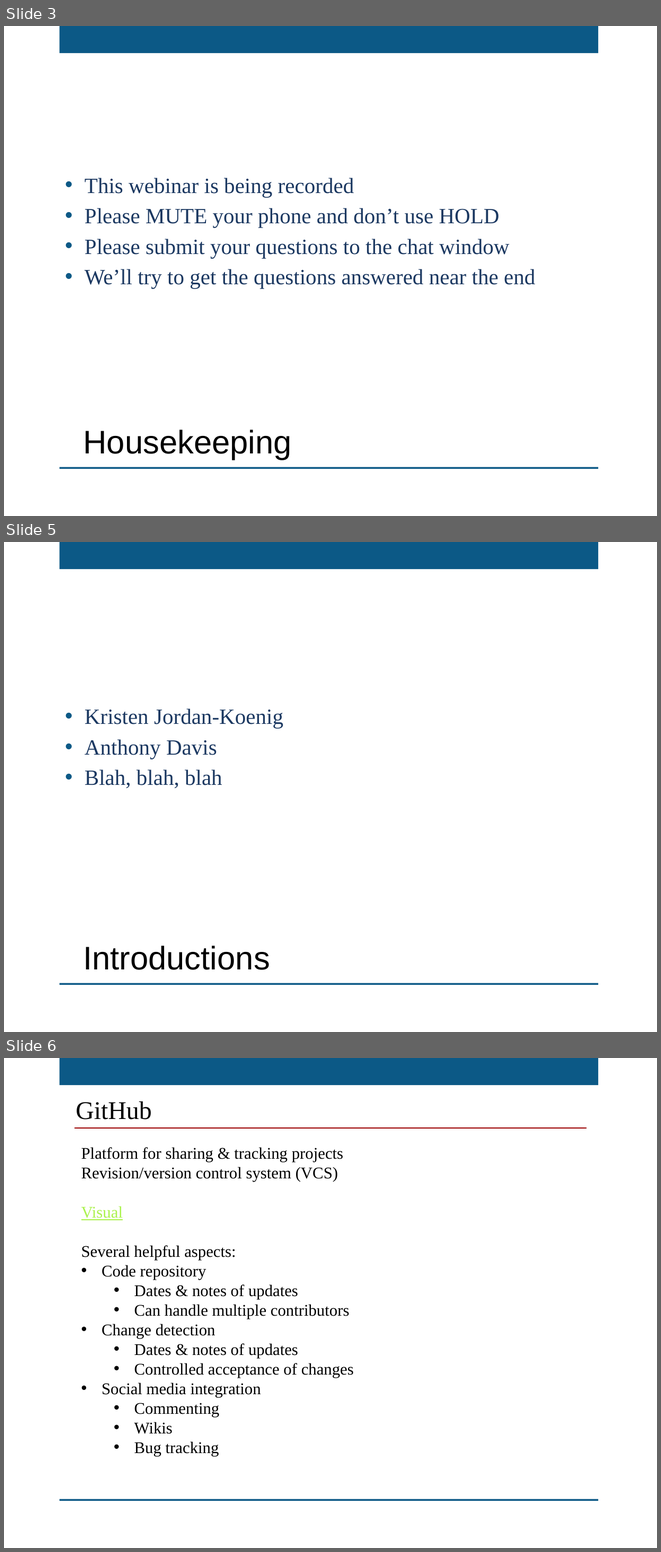
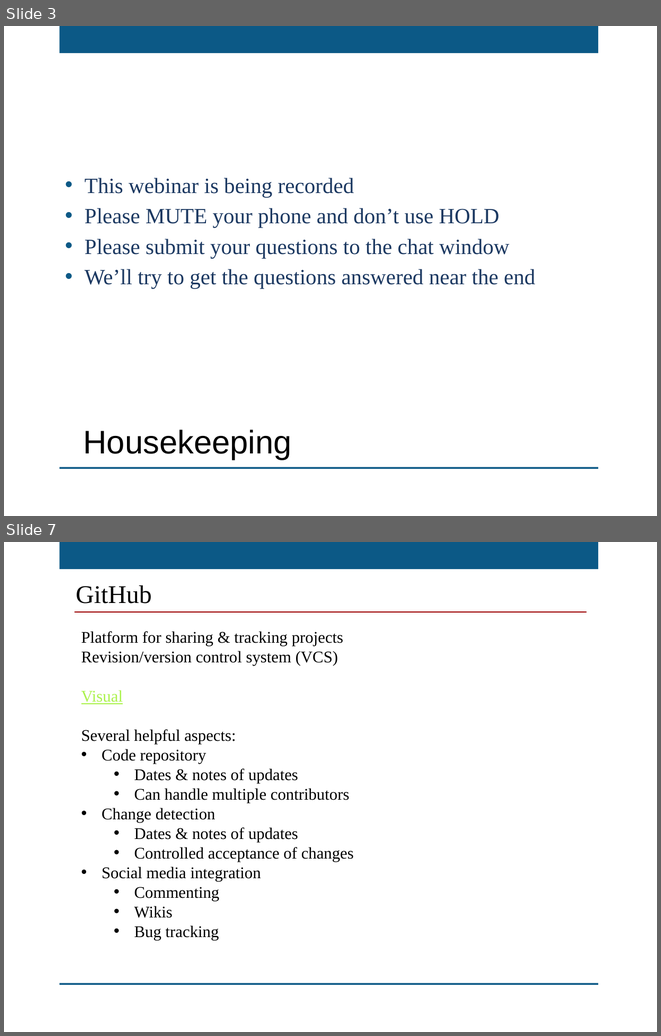
Before and after one commit to kansasgis/GithubWebinar_2015, a slide deck: MAGIC_GitHub_Webinar.pptx. Shown one above the other, each under a label of ours: slides 3, 5 and 6 before the commit, slides 3 and 7 after it; the slides between them are not shown. The pictures are 661x1552 and 661x1036 pixels, drawn with LibreOffice and Linux fonts; fonts in the diff are those of the drawing; background and template pictures are left out. Boxes give left, top, right and bottom in pixels: in the first picture for what was removed or moved away, otherwise in the second. Text is boxed around its words. In the diff, an @@ line names an element or a change of style, - is before the commit and + after.

Commit message:
Updated Intro From Bob
Removed the blah, blah, blah

```diff
--- a/MAGIC_GitHub_Webinar.pptx
+++ b/MAGIC_GitHub_Webinar.pptx
@@ slide 5 removed at bbox=[4, 542, 657, 1032], background picture (left out); not listed: 2 template elements that a slide beside it also shows @@
@@ text removed at bbox=[85, 708, 283, 788] @@
-• Kristen Jordan-Koenig
-• Anthony Davis
-• Blah, blah, blah
@@ text removed at bbox=[83, 945, 270, 970] @@
-Introductions
@@ what was slide 6 is now slide 7 @@
```
Also in this commit, not shown: 2 slides changed, 2 slides added.
